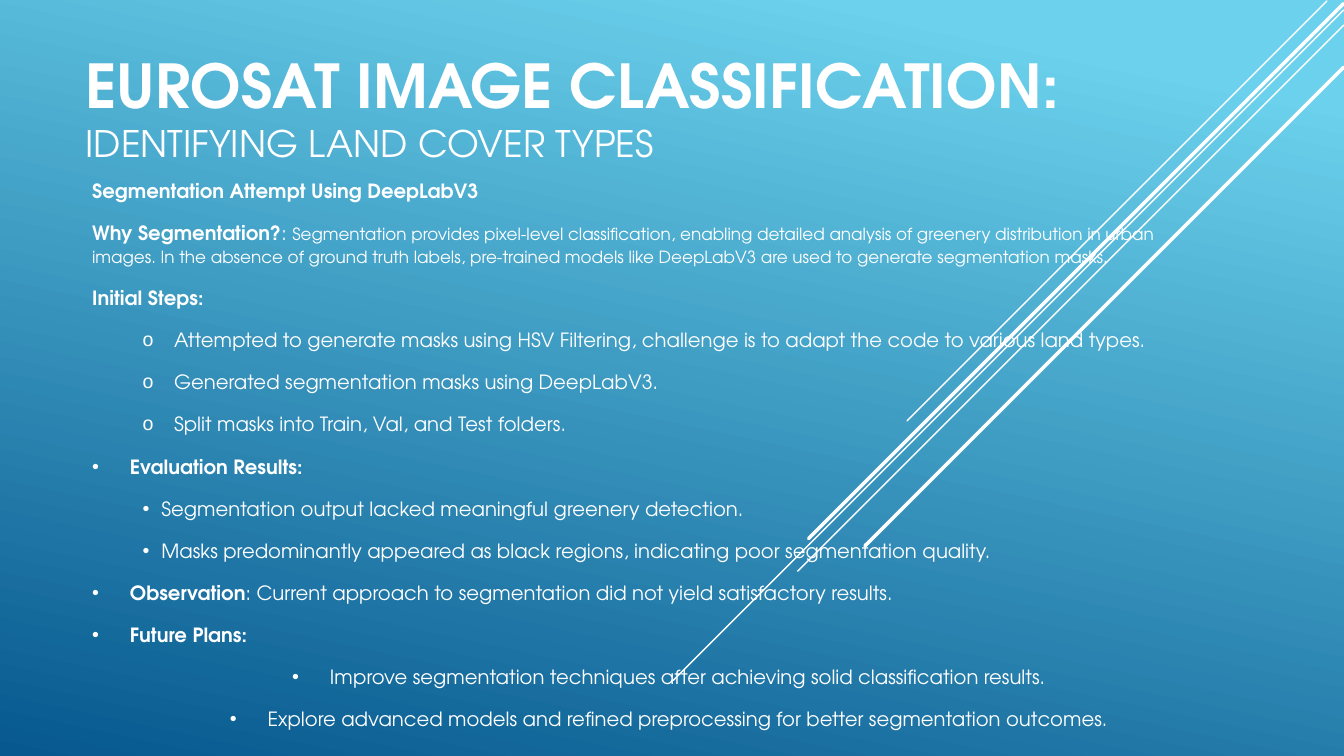
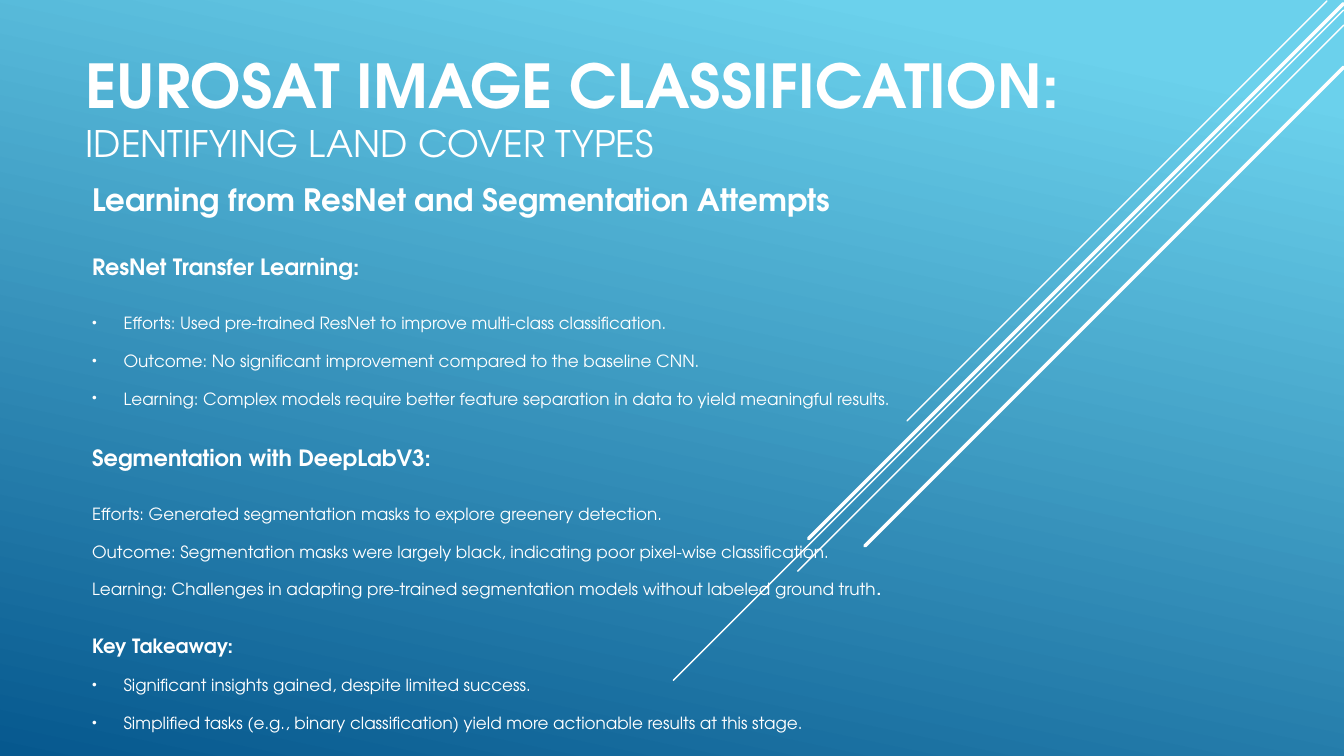
Before and after one commit to sadhchanGitHub/data_science_projects, a slide deck: slide 8 of cas_deepL_project/Eurosat_Image_Classification_Project.pptx. Drawn at 1344x756 pixels with LibreOffice and Linux fonts; fonts in the diff are those of the drawing. Boxes give left, top, right and bottom in pixels: in the first picture for what was removed or moved away, otherwise in the second. Text is boxed around its words. In the diff, an @@ line names an element or a change of style, - is before the commit and + after.

```diff
--- a/cas_deepL_project/Eurosat_Image_Classification_Project.pptx
+++ b/cas_deepL_project/Eurosat_Image_Classification_Project.pptx
@@ subtitle at (92, 187, 889, 733): text changed; size 14 to 12 pt @@
-Segmentation Attempt Using DeepLabV3
-Why Segmentation?: Segmentation provides pixel-level classification, enabling detailed analysis of greenery distribution in urban images. In the absence of ground truth labels, pre-trained models like DeepLabV3 are used to generate segmentation masks.
-Initial Steps:
-  o Attempted to generate masks using HSV Filtering, challenge is to adapt the code to various land types.
-  o Generated segmentation masks using DeepLabV3.
-  o Split masks into Train, Val, and Test folders.
-• Evaluation Results:
-  • Segmentation output lacked meaningful greenery detection.
-  • Masks predominantly appeared as black regions, indicating poor segmentation quality.
-• Observation: Current approach to segmentation did not yield satisfactory results.
-• Future Plans:
-  • Improve segmentation techniques after achieving solid classification results.
-  • Explore advanced models and refined preprocessing for better segmentation outcomes.
+Learning from ResNet and Segmentation Attempts
+ResNet Transfer Learning:
+• Efforts: Used pre-trained ResNet to improve multi-class classification.
+• Outcome: No significant improvement compared to the baseline CNN.
+• Learning: Complex models require better feature separation in data to yield meaningful results.
+Segmentation with DeepLabV3:
+Efforts: Generated segmentation masks to explore greenery detection.
+Outcome: Segmentation masks were largely black, indicating poor pixel-wise classification.
+Learning: Challenges in adapting pre-trained segmentation models without labeled ground truth.
+Key Takeaway:
+• Significant insights gained, despite limited success.
+• Simplified tasks (e.g., binary classification) yield more actionable results at this stage.
```
Also in this commit, not shown: 3 other slides changed, 3 slides added, 2 slides removed, 29 other files.
